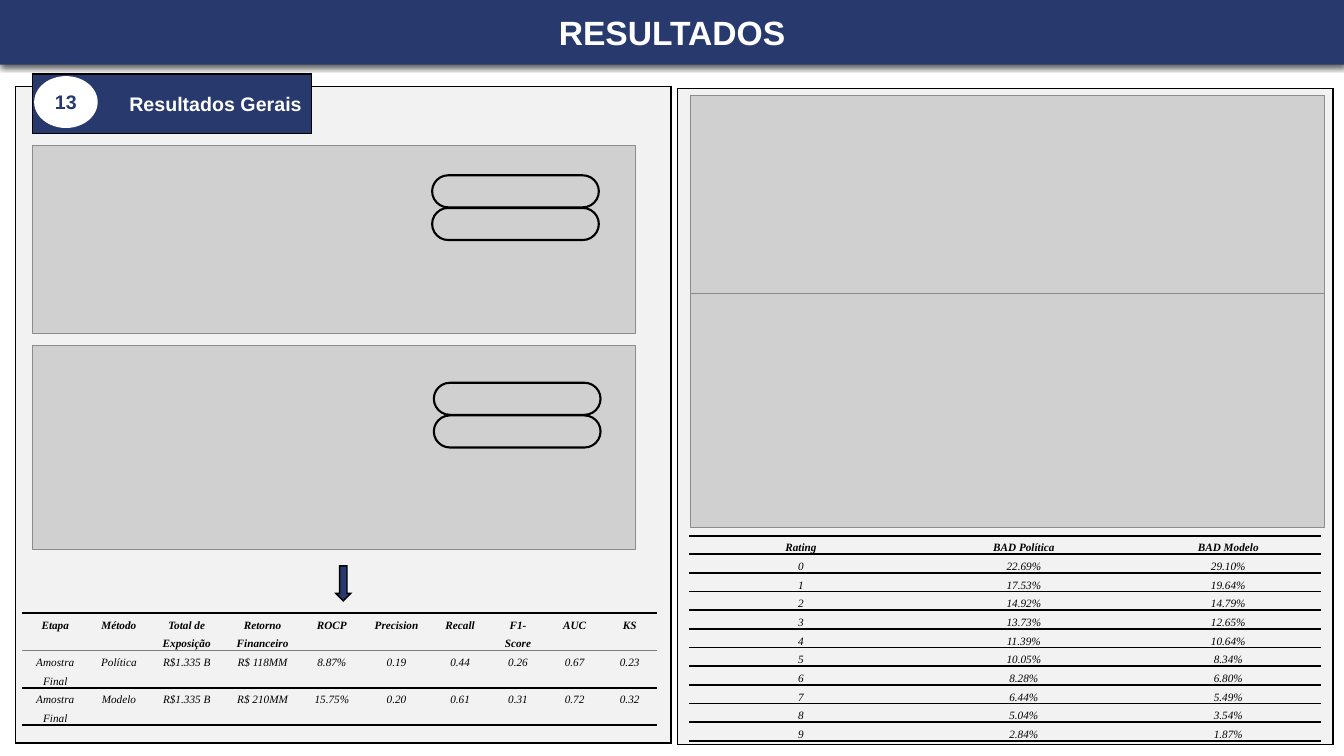
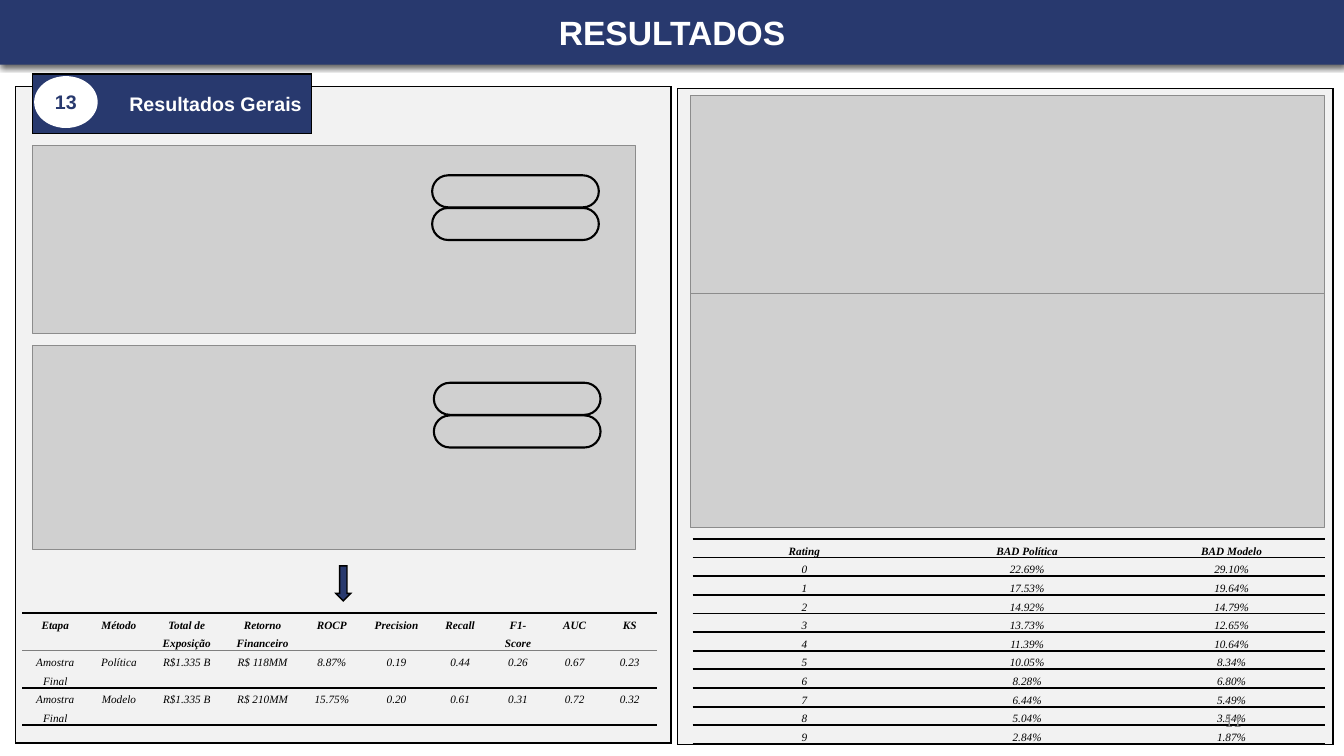
Before and after one commit to leonardovargas10/Modelo_Risco_de_Credito, a slide deck: slide 11 of documents/Apresentação - Leonardo_Aderaldo_Vargas[1].pptx. Drawn at 1344x756 pixels with LibreOffice and Linux fonts; fonts in the diff are those of the drawing; grey boxes stand for pictures. Boxes give left, top, right and bottom in pixels: in the first picture for what was removed or moved away, otherwise in the second. Text is boxed around its words. In the diff, an @@ line names an element or a change of style, - is before the commit and + after.

```diff
--- a/documents/Apresentação - Leonardo_Aderaldo_Vargas[1].pptx
+++ b/documents/Apresentação - Leonardo_Aderaldo_Vargas[1].pptx
@@ table: place and size @@
-table at [690,535,1322,742]
+table at [693,539,1325,748]
@@ page number added at [1224,714,1241,727], 12 pt, text #8C8C8C @@
+11
```
Also in this commit, not shown: 18 other slides changed, 1 slide added.
